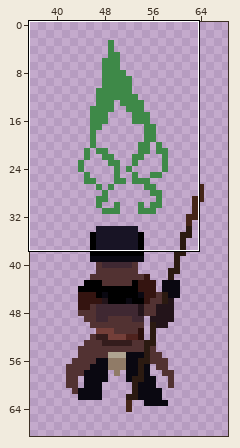
File history of a pixel-art file, Nevermore Unity Project/Assets/Art Assets/Alex/Player/player_updown.ase. Above: a wide view before the commit, with the close-up outlined.
Close-up. First the earlier version:
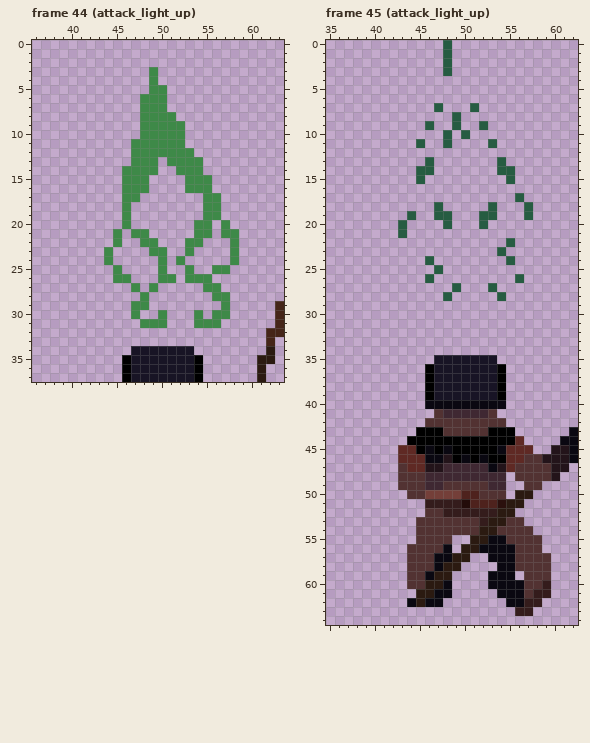
101x97 pixels, 55 frames. Shown: frame 44 (attack_light_up): x 36..63, y 0..37; frame 45 (attack_light_up): x 35..62, y 0..64. The wide view leaves out empty margins. The commit also changed other frames or places, which this record leaves out.
After:
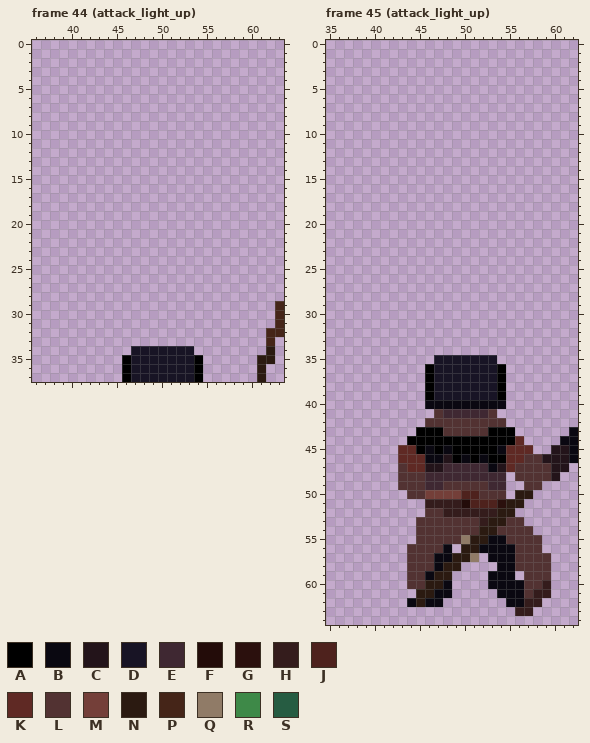
Palette (. is transparent): A #000000  B #0a0811  C #23141a  D #181425  E #3f2832  F #230c09  G #2b100d  H #341c1c  J #4e221d  K #5f2924  L #523232  M #743f39  N #2b1a11  P #452518  Q #907b67  R #3e8948  S #265c42
Edits made:
layer "attack" now hidden
layer "attack #2" added
--- frame 44 (attack_light_up)
@@ x 42..60 @@
  2 ...................
- 3 .......R...........
- 4 .......R...........
- 5 .......RR..........
- 6 ......RRR..........
- 7 ......RRR..........
- 8 ......RRRR.........
- 9 ......RRRRR........
-10 ......RRRRR........
-11 .....RRRRRR........
-12 .....RRRRRRR.......
-13 .....RRR.RRRR......
-14 ....RRRR..RRR......
-15 ....RRR....RRR.....
-16 ....RRR....RRR.....
-17 ....RR.......RR....
-18 ....R........RR....
-19 ....R........RR....
-20 ....R.......RR.R...
-21 ...R.RR.....RR.RR..
-22 ...R..RR...RR...R..
-23 ..R....RR..R....R..
-24 ..R.....R.R.....R..
-25 ...R....R..R..RR...
-26 ...RR...RR.RRR.....
-27 .....R.R.....RR....
-28 ......R.......RR...
-29 .....RR........R...
-30 .....R..R...R.RR...
-31 ......RRR...RRR....
+ 3 ...................
+ 4 ...................
+ 5 ...................
+ 6 ...................
+ 7 ...................
+ 8 ...................
+ 9 ...................
+10 ...................
+11 ...................
+12 ...................
+13 ...................
+14 ...................
+15 ...................
+16 ...................
+17 ...................
+18 ...................
+19 ...................
+20 ...................
+21 ...................
+22 ...................
+23 ...................
+24 ...................
+25 ...................
+26 ...................
+27 ...................
+28 ...................
+29 ...................
+30 ...................
+31 ...................
 32 ...................
--- frame 45 (attack_light_up)
@@ x 46..50 @@
- 0 ..S..
- 1 ..S..
- 2 ..S..
- 3 ..S..
+ 0 .....
+ 1 .....
+ 2 .....
+ 3 .....
  4 .....
@@ x 41..59 @@
  6 ...................
- 7 ......S...S........
- 8 ........S..........
- 9 .....S..S..S.......
-10 .......S.S.........
-11 ....S..S....S......
+ 7 ...................
+ 8 ...................
+ 9 ...................
+10 ...................
+11 ...................
 12 ...................
-13 .....S.......S.....
-14 ....SS.......SS....
-15 ....S.........S....
+13 ...................
+14 ...................
+15 ...................
 16 ...................
-17 ...............S...
-18 ......S.....S...S..
-19 ...S..SS...SS...S..
-20 ..S....S...S.......
-21 ..S................
-22 ..............S....
-23 .............S.....
-24 .....S........S....
-25 ......S............
-26 .....S.........S...
-27 ........S...S......
-28 .......S.....S.....
+17 ...................
+18 ...................
+19 ...................
+20 ...................
+21 ...................
+22 ...................
+23 ...................
+24 ...................
+25 ...................
+26 ...................
+27 ...................
+28 ...................
 29 ...................
@@ x 47..53 @@
 54 LLLLLNN
-55 LL..NNB
+55 LLLQNNB
 56 LB.NNBB
-57 BBNN..B
+57 BBNNQ.B
 58 BNN....
